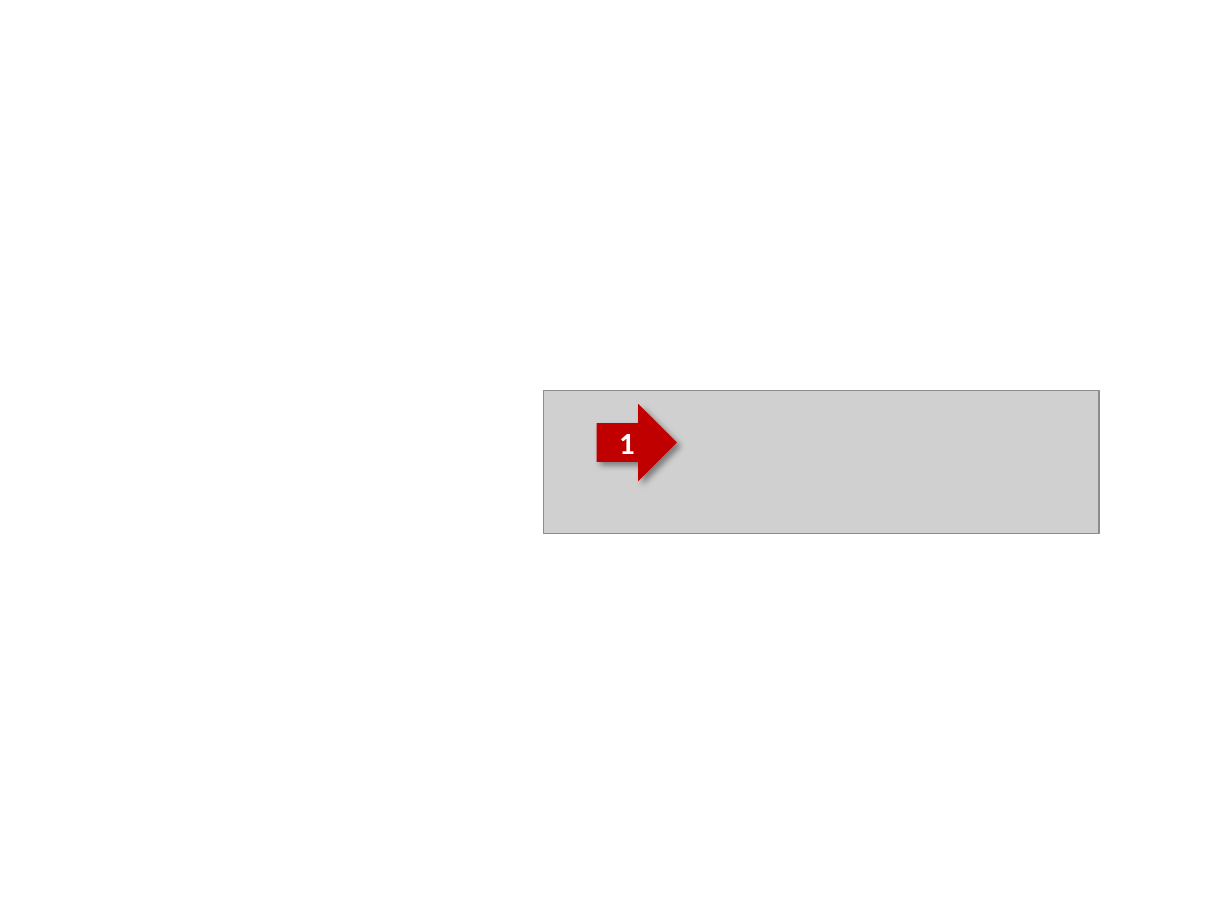
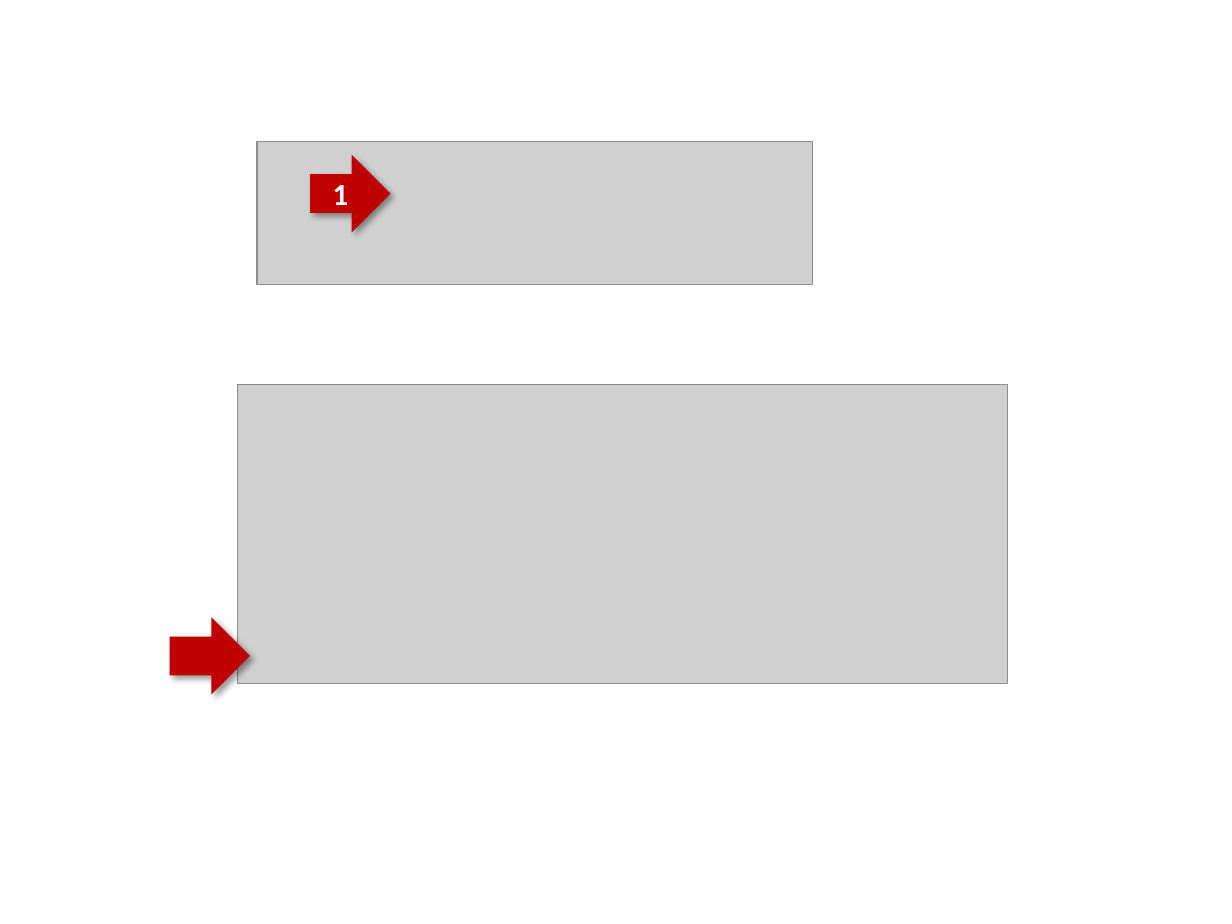
Before and after one commit to se-edu/se-book, a slide deck: slide 1 of diagrams/gitAndGithub/tag/sourcetree_1.pptx. Drawn at 1232x924 pixels with LibreOffice and Linux fonts; fonts in the diff are those of the drawing; grey boxes stand for pictures. Boxes give left, top, right and bottom in pixels: in the first picture for what was removed or moved away, otherwise in the second. Text is boxed around its words. In the diff, an @@ line names an element or a change of style, - is before the commit and + after.

```diff
--- a/diagrams/gitAndGithub/tag/sourcetree_1.pptx
+++ b/diagrams/gitAndGithub/tag/sourcetree_1.pptx
@@ picture: place and size @@
-picture at bbox=[543, 391, 1099, 533]
+picture at bbox=[257, 142, 813, 285]
@@ left arrow "1": place and size @@
-left arrow "1" at bbox=[596, 404, 676, 482]
+left arrow "1" at bbox=[310, 155, 391, 233]
@@ picture added at bbox=[238, 384, 1008, 684] @@
@@ left arrow added at bbox=[170, 617, 250, 695], fill #C00000 @@
```
Also in this commit, not shown: 40 other files.
